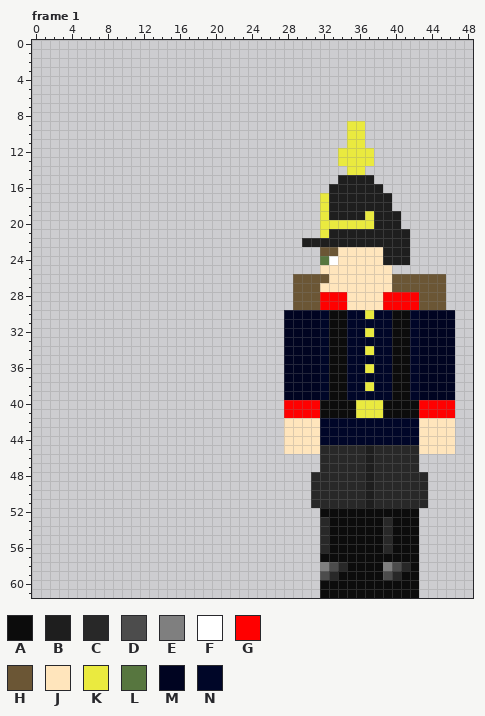
One commit to this pixel-art file: Assets/Images/NewUnits/Germany/LandWehr/SummerDress/UnitSpriteWest.aseprite. Above: the version before the commit.
70x62 pixels, 7 frames. Colours within 5 levels of each other are drawn and written as one. Shown: frame 1: x 0..48, y 0..61. The commit also changed other frames, which this record leaves out.
Visible layers, top first: "Head", "Arms", "Torso", "Legs", "Knapsack".
Palette (. is transparent): A #0c0c0c  B #1e1e1e  C #282828  D #4c4c4c  E #7f7f7f  F #ffffff  G #ff0000  H #6b5635  J #ffe5bc  K #eaea3f  L #57763f  M #000421  N #000628
Pixels before, frame 1 (only the part around the change), first column x 23:
 5 ..........................
 6 ..........................
 7 ..........................
 8 ..........................
 9 ............KK............
10 ............KK............
11 ............KK............
12 ...........KKKK...........
13 ...........KKKK...........
14 ............KK............
15 ...........BBBB...........
16 ..........BBBBBB..........
17 .........KBBBBBBB.........
18 .........KBBBBBBB.........
19 .........KBBBBKBBB........
20 .........KKKKKKBBB........
21 .........KBBBBBBBBB.......
22 .......BBBBBBBBBBBB.......
23 .........HHJJJJJBBB.......
24 .........LFJJJJJBBB.......
25 .........JJJJJJJJ.........
26 ......HHHHJJJJJJJHHHHHH...
27 ......HHHJJJJJJJJHHHHHH...
28 ......HHHGGGJJJJGGGGHHH...
29 ......HHHGGGJJJJGGGGHHH...
30 .....MMMMNAANNKNNAANMMMM..
31 .....MMMMNAANNNNNAANMMMM..
32 .....MMMMNAANNKNNAANMMMM..
33 .....MMMMNAANNNNNAANMMMM..
34 .....MMMMNAANNKNNAANMMMM..
35 .....MMMMNAANNNNNAANMMMM..
36 .....MMMMNAANNKNNAANMMMM..
37 .....MMMMNAANNNNNAANMMMM..
38 .....MMMMNAANNKNNAANMMMM..
39 .....MMMMNAANNNNNAANMMMM..
40 .....GGGGAAAAKKKAAAAGGGG..
41 .....GGGGAAAAKKKAAAAGGGG..
42 .....JJJJNNNNNNNNNNNJJJJ..
43 .....JJJJNNNNNNNNNNNJJJJ..
44 .....JJJJNNNNNNNNNNNJJJJ..
45 .....JJJJCCCCCBCCCCCJJJJ..
46 .........CCCCCBCCCCC......
47 .........CCCCCBCCCCC......
48 ........CCCCCCBCCCCCC.....
49 ........CCCCCCBCCCCCC.....
50 ........CCCCCCBCCCCCC.....
51 ........CCCCCCBCCCCCC.....
After:
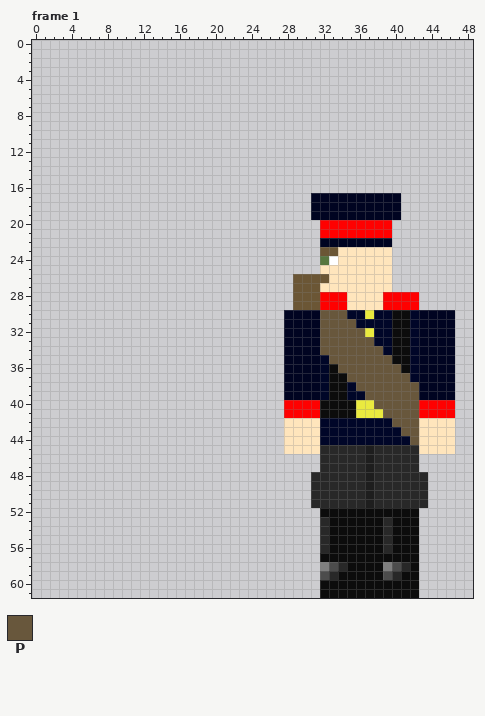
Colours new in this view: P #68573c
Difference:
layer "Knapsack" removed
Changed rows in their new state; - is an unchanged pixel.
Frame 1:
first column x 30:
 9 -----..---------
10 -----..---------
11 -----..---------
12 ----....--------
13 ----....--------
14 -----..---------
15 ----....--------
16 ---......-------
17 -MMMMMMMMMM-----
18 -MMMMMMMMMM-----
19 -MMMMMMMMMM-----
20 --GGGGGGGG.-----
21 --GGGGGGGG..----
22 ..MMMMMMMM..----
23 ---------J..----
24 ---------J..----
26 ----------......
27 ----------......
28 -------------...
29 -------------...
30 --PPP-----------
31 --PPPP----------
32 --PPPPP---------
33 --PPPPPP--------
34 --PPPPPPP-------
35 ---PPPPPPP------
36 ----PPPPPPP-----
37 -----PPPPPPP----
38 ------PPPPPPP---
39 -------PPPPPP---
40 --------PPPPP---
41 ---------PPPP---
42 ----------PPP---
43 -----------PP---
44 ------------P---
Changed places in both pictures, as pixel boxes (x1, y1, x2, y2):
changed: (302, 121, 446, 445)
